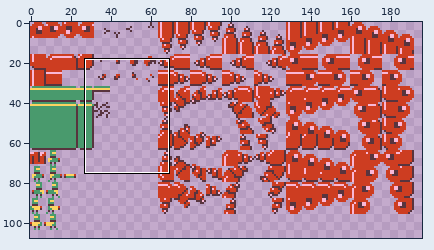
Two versions of one sprite sheet, data/image/sprites.png. Above, an overview of the earlier version with the close-up marked.
Close-up. The starting point:
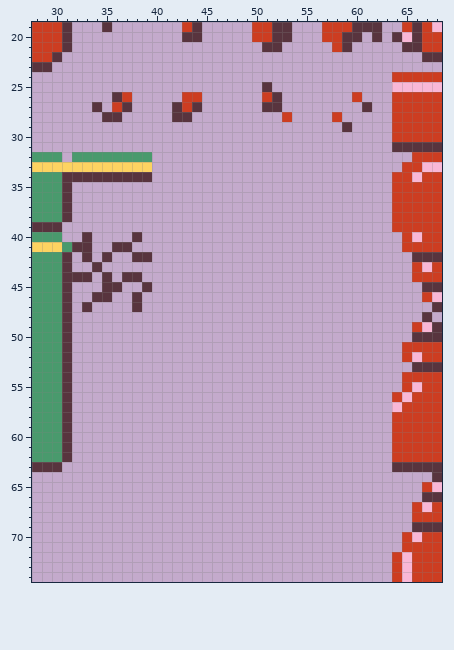
The file is 256x128 pixels. Shown: x 28..68, y 19..74. The wide view leaves out empty margins.
After:
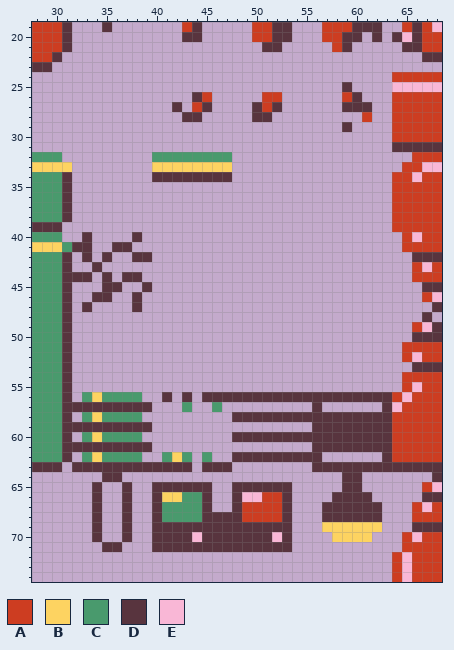
Palette (. is transparent): A #cd3d21  B #fdd361  C #499a6d  D #58343e  E #f9b7d6
From old to new:
@@ x 28..68 @@
 24 ....................................AAAAA
-25 .......................D............EEEEE
-26 ........DA.....AA......AD.......A...AAAAA
-27 ......D.AD....DAD......DD........D..AAAAA
-28 .......DD.....DD.........A....A.....AAAAA
+25 ...............................D....EEEEE
+26 ................DA.....AA......AD...AAAAA
+27 ..............D.AD....DAD......DDD..AAAAA
+28 ...............DD.....DD.........A..AAAAA
 29 ...............................D....AAAAA
@@ x 30..49 @@
 31 ....................
-32 C.CCCCCCCC..........
-33 BBBBBBBBBB..........
-34 CDDDDDDDDD..........
+32 C.........CCCCCCCC..
+33 BB........BBBBBBBB..
+34 CD........DDDDDDDD..
 35 CD..................
@@ x 28..68 @@
 55 CCCD.................................AEAA
-56 CCCD................................AEAAA
-57 CCCD................................EAAAA
-58 CCCD................................AAAAA
-59 CCCD................................AAAAA
-60 CCCD................................AAAAA
-61 CCCD................................AAAAA
-62 CCCD................................AAAAA
-63 DDD.................................DDDDD
-64 ........................................D
-65 .......................................AE
-66 .......................................DD
-67 ......................................AEA
-68 ......................................AAA
-69 ......................................DDD
-70 .....................................AEAA
-71 .....................................AAAA
+56 CCCD.CBCCCC..D.D.DDDDDDDDDDDDDDDDDDDAEAAA
+57 CCCDDDDDDDDD...C..C.........D......DEAAAA
+58 CCCD.CBCCCC.........DDDDDDDDDDDDDDDDAAAAA
+59 CCCDDDDDDDDD................DDDDDDDDAAAAA
+60 CCCD.CBCCCC.........DDDDDDDDDDDDDDDDAAAAA
+61 CCCDDDDDDDDD................DDDDDDDDAAAAA
+62 CCCD.CBCCCC..CBC.C..DDDDDDDDD......DAAAAA
+63 DDD.DDDDDDDDDDDD.DDD........DDDDDDDDDDDDD
+64 .......DD......................DD.......D
+65 ......D..D..DDDDDD..DDDDDD.....DD......AE
+66 ......D..D..DBBCCD..DEEAAD....DDDD.....DD
+67 ......D..D..DCCCCD..DAAAAD...DDDDDD...AEA
+68 ......D..D..DCCCCDDDDAAAAD...DDDDDD...AAA
+69 ......D..D..DDDDDDDDDDDDDD...BBBBBB...DDD
+70 ......D..D..DDDDEDDDDDDDED....BBBB...AEAA
+71 .......DD...DDDDDDDDDDDDDD...........AAAA
 72 ....................................AEAAA
Changed places in both close-ups, as pixel boxes (x1, y1, x2, y2):
changed: (72, 82, 292, 182)
changed: (332, 82, 372, 122)
added: (72, 392, 392, 552)
